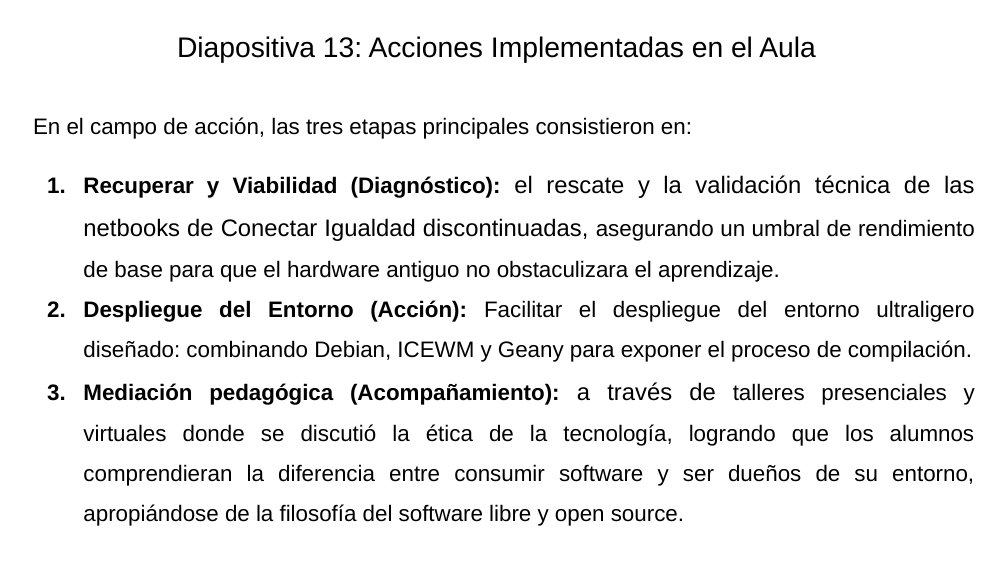
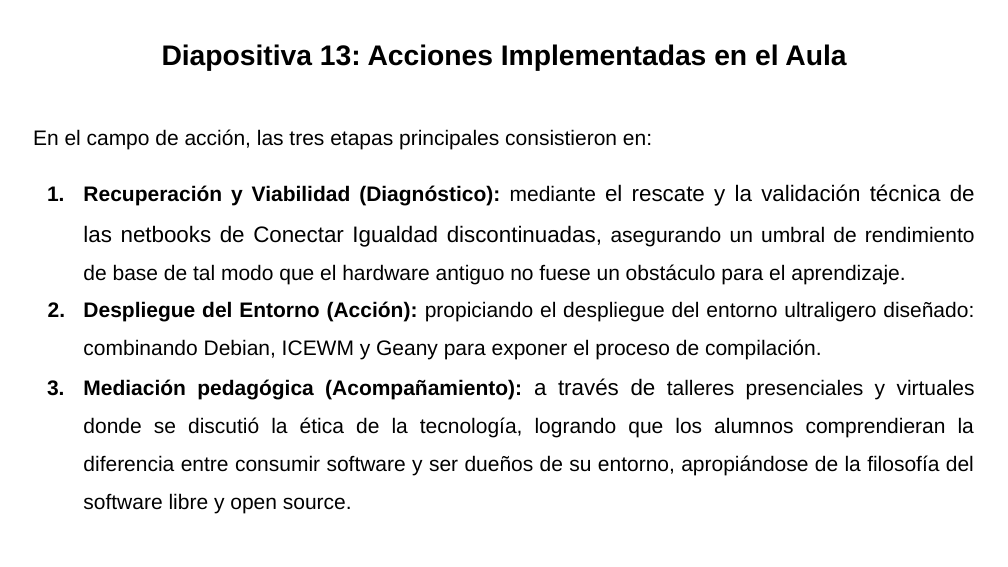
Before and after one commit to gabrielinuz/gabrielinuz.github.io, a slide deck: slide 14 of doc/GUION_DE_DEFENSA_LTE.pptx. Drawn at 1008x567 pixels with LibreOffice and Linux fonts; fonts in the diff are those of the drawing. Boxes give left, top, right and bottom in pixels: in the first picture for what was removed or moved away, otherwise in the second. Text is boxed around its words. In the diff, an @@ line names an element or a change of style, - is before the commit and + after.

```diff
--- a/doc/GUION_DE_DEFENSA_LTE.pptx
+++ b/doc/GUION_DE_DEFENSA_LTE.pptx
@@ title "Diapositiva 13: Acciones Implementadas en ...": place and size @@
-title "Diapositiva 13: Acciones Implementadas en ..." at [177, 36, 816, 63]
+title "Diapositiva 13: Acciones Implementadas en ..." at [162, 44, 846, 71]
@@ title "Diapositiva 13: Acciones Implementadas en ..." at [162, 44, 846, 71]: bold on @@
@@ text at [33, 129, 975, 513]: size 16 to 15 pt in "En el campo de acción, las tres ...", "Mediación pedagógica (Acompañamiento): talleres presenciales ..."; size 17 to 16 pt in "a través de" @@
@@ text at [83, 184, 975, 360]: text changed; size 16 to 15 pt @@
-1. Recuperar y Viabilidad (Diagnóstico): el rescate y la validación técnica de las netbooks de Conectar Igualdad discontinuadas, asegurando un umbral de rendimiento de base para que el hardware antiguo no obstaculizara el aprendizaje.
-2. Despliegue del Entorno (Acción): Facilitar el despliegue del entorno ultraligero diseñado: combinando Debian, ICEWM y Geany para exponer el proceso de compilación.
+1. Recuperación y Viabilidad (Diagnóstico): mediante el rescate y la validación técnica de las netbooks de Conectar Igualdad discontinuadas, asegurando un umbral de rendimiento de base de tal modo que el hardware antiguo no fuese un obstáculo para el aprendizaje.
+2. Despliegue del Entorno (Acción): propiciando el despliegue del entorno ultraligero diseñado: combinando Debian, ICEWM y Geany para exponer el proceso de compilación.
```
Also in this commit, not shown: 18 other slides changed, 1 other file.
